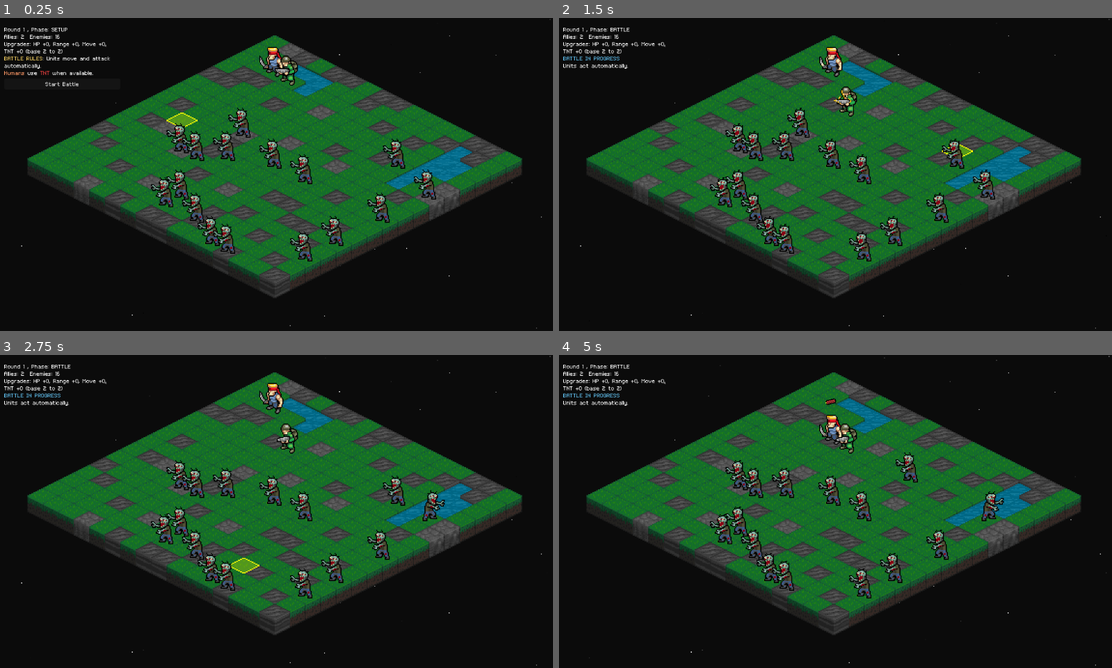
Above: before the commit, frames 1-4 (two rows, left to right).
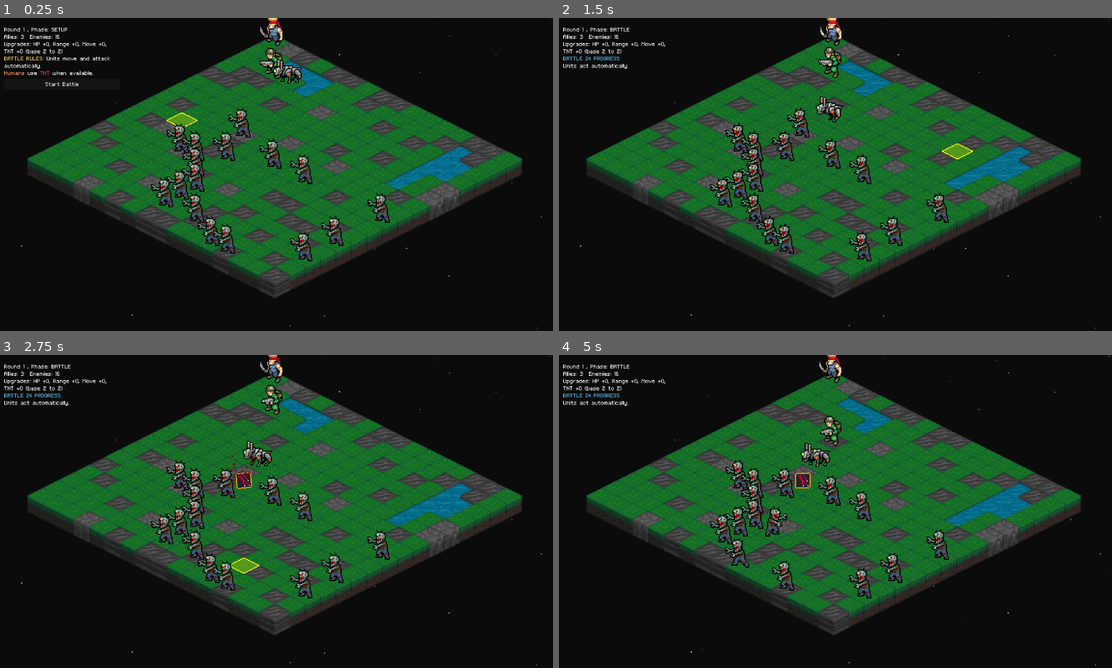
Above: after the commit, the same moments.

Repository: Tekknobot/MEKIII
Game: Godot game, scene res://scenes/Game.tscn
The game is run twice, just before and just after one commit, with the same random seed, the same clock (stepped at 60 frames per second) and the same inputs.
Inputs (mouse positions are in pixels of both pictures, inside the frame that each line leads up to):
- Up to frame 1 (0.25 s): no input
- Up to frame 2 (1.5 s): click "Start Battle" at 0.5 s; move the mouse to (957, 158) at 1.27 s; click (957, 158) at 1.42 s
- Up to frame 3 (2.75 s): drag from (165, 527) to (248, 574) at 2.02 s
- Up to frame 4 (5 s): move the mouse to (890, 442) at 2.77 s; click (890, 442) at 2.92 s; drag from (807, 574) to (664, 464) at 3.52 s; move the mouse to (1001, 558) at 4.27 s; click (1001, 558) at 4.42 s

The runs differ from the first frame. In frame 1, 1.4% of the frame differs, in the area x 3-79%, y 0-58%; in frame 2, 1.6%; in frame 3, 1.8%; in frame 4, 2.6%, in the area x 3-81%, y 0-73%.

Commit message:
Assemble crew.

Diff:
--- a/scenes/Game.tscn
+++ b/scenes/Game.tscn
@@ -29,7 +29,11 @@
 [ext_resource type="PackedScene" uid="uid://dxb10d4hi3u5m" path="res://scenes/laser_drop.tscn" id="14_i4jil"]
 [ext_resource type="Texture2D" uid="uid://cchkas5ebl2h5" path="res://sprites/Tiles_UI/mek3/1x1_attack.png" id="14_vjgi4"]
 [ext_resource type="AudioStream" uid="uid://dd1oh3lohb5yo" path="res://audio/SFX/laser-312360.mp3" id="15_jai3c"]
+[ext_resource type="AudioStream" uid="uid://b7n22ud1fbmt5" path="res://audio/SFX/slash.wav" id="15_kbe8o"]
 [ext_resource type="Texture2D" uid="uid://ck7ob82qmu1po" path="res://sprites/Tiles_UI/mek3/2x2_attack.png" id="15_kyk2p"]
+[ext_resource type="AudioStream" uid="uid://b4lp2xohi5ktg" path="res://audio/SFX/robo_bark.wav" id="16_7f8l2"]
+[ext_resource type="AudioStream" uid="uid://cvmadfryrn0ar" path="res://audio/SFX/Hit8.wav" id="17_cxum0"]
+[ext_resource type="AudioStream" uid="uid://bot4ie1fmgl8a" path="res://audio/SFX/dog_hurt.wav" id="18_1fiys"]
 [ext_resource type="Script" uid="uid://c5qxy87uee84f" path="res://scripts/turnmanager.gd" id="19_45i86"]
 [ext_resource type="PackedScene" uid="uid://bm1g128j70kea" path="res://scenes/StarNight.tscn" id="20_sv1m6"]
 
@@ -147,7 +151,7 @@
 [node name="Game" type="Node2D" groups=["GameMap"]]
 script = ExtResource("1_400sg")
 water_blobs = 2
-mech_count = 0
+mech_count = 1
 zombie_count = 16
 human_scene = ExtResource("2_s0nni")
 human2_scene = ExtResource("3_1gdd5")
@@ -168,6 +172,11 @@
 sfx_explosion = ExtResource("8_a85ww")
 sfx_move = ExtResource("12_0bq3a")
 sfx_tnt_throw = ExtResource("13_754j2")
+sfx_humantwo_attack = ExtResource("15_kbe8o")
+sfx_dog_attack = ExtResource("16_7f8l2")
+sfx_humantwo_hurt = ExtResource("17_cxum0")
+sfx_dog_hurt = ExtResource("18_1fiys")
+sfx_humantwo_die = ExtResource("10_jhsr3")
 laser_drop_scene = ExtResource("14_i4jil")
 laser_drop_chance = 0.25
 orbital_hits = 1
--- a/scenes/mech.tscn
+++ b/scenes/mech.tscn
@@ -1,59 +1,85 @@
-[gd_scene load_steps=31 format=3 uid="uid://bqrbab23wjpjp"]
+[gd_scene load_steps=48 format=3 uid="uid://bqrbab23wjpjp"]
 
 [ext_resource type="Script" uid="uid://bhleuow0oj7s4" path="res://scripts/mech.gd" id="1_0w1yf"]
-[ext_resource type="Texture2D" uid="uid://dpcs3qp8kvyhg" path="res://sprites/Meks/M1/m1atk_1.png" id="2_0wcai"]
-[ext_resource type="Texture2D" uid="uid://o02m6vb346nv" path="res://sprites/Meks/M1/m1atk_2.png" id="3_7v0ps"]
-[ext_resource type="Texture2D" uid="uid://g6ajll1v8i1c" path="res://sprites/Meks/M1/m1atk_3.png" id="4_q062n"]
-[ext_resource type="Texture2D" uid="uid://utnmb2ip3tym" path="res://sprites/Meks/M1/m1atk_4.png" id="5_yynfm"]
-[ext_resource type="Texture2D" uid="uid://bsjtdxk1jmq46" path="res://sprites/Meks/M1/m1atk_5.png" id="6_ogfb8"]
-[ext_resource type="Texture2D" uid="uid://fw3gn5e3wao5" path="res://sprites/Meks/M1/m1atk_6.png" id="7_7o67d"]
-[ext_resource type="Texture2D" uid="uid://bedrjpys37gnq" path="res://sprites/Meks/M1/m1idle_1.png" id="8_7jaid"]
+[ext_resource type="Texture2D" uid="uid://boeoiearg2d4c" path="res://sprites/Dog/attack/dog_atk1.png" id="2_nvw8n"]
+[ext_resource type="Texture2D" uid="uid://ij518mwtmpap" path="res://sprites/Dog/attack/dog_atk2.png" id="3_1e8nd"]
+[ext_resource type="Texture2D" uid="uid://cam0mtt6r2ckn" path="res://sprites/Dog/attack/dog_atk3.png" id="4_7tcnj"]
+[ext_resource type="Texture2D" uid="uid://dreutcx671g6o" path="res://sprites/Dog/attack/dog_atk4.png" id="5_hm8jv"]
+[ext_resource type="Texture2D" uid="uid://b8k8yh4iaugi8" path="res://sprites/Dog/attack/dog_atk5.png" id="6_dt8lr"]
+[ext_resource type="Texture2D" uid="uid://ceogd1f2xa01h" path="res://sprites/Dog/attack/dog_atk6.png" id="7_7htba"]
 [ext_resource type="Texture2D" uid="uid://bkylv8dfqnkcg" path="res://sprites/Explosion/explosion1.png" id="8_7uhu2"]
-[ext_resource type="Texture2D" uid="uid://cgvo5o4g8t7i7" path="res://sprites/Meks/M1/m1idle_2.png" id="9_66obp"]
+[ext_resource type="Texture2D" uid="uid://bqvqq7kplmxmb" path="res://sprites/Dog/attack/dog_atk7.png" id="8_wdktn"]
 [ext_resource type="Texture2D" uid="uid://5rowb55gcpdo" path="res://sprites/Explosion/explosion2.png" id="9_fsrag"]
+[ext_resource type="Texture2D" uid="uid://dna1xaruwnr6c" path="res://sprites/Dog/attack/dog_atk8.png" id="9_yfhog"]
 [ext_resource type="Texture2D" uid="uid://bd7brxhvng8x2" path="res://sprites/Explosion/explosion3.png" id="10_2ixgk"]
-[ext_resource type="Texture2D" uid="uid://bf0om5jfkhhdw" path="res://sprites/Meks/M1/m1idle_3.png" id="10_rhygc"]
-[ext_resource type="Texture2D" uid="uid://dsuegaaab5s07" path="res://sprites/Meks/M1/m1idle_4.png" id="11_4j4l1"]
+[ext_resource type="Texture2D" uid="uid://qyepvats1var" path="res://sprites/Dog/attack/dog_atk9.png" id="10_owt5a"]
 [ext_resource type="Texture2D" uid="uid://dba6mxmkieou5" path="res://sprites/Explosion/explosion4.png" id="11_6kuh8"]
 [ext_resource type="Texture2D" uid="uid://7vhtauytorjm" path="res://sprites/Explosion/explosion5.png" id="12_3lxh2"]
-[ext_resource type="Texture2D" uid="uid://dfukoee0luo5y" path="res://sprites/Meks/M1/m1move_1.png" id="12_n4quh"]
-[ext_resource type="Texture2D" uid="uid://b3jrtotkeeelh" path="res://sprites/Meks/M1/m1move_2.png" id="13_2pyf4"]
 [ext_resource type="Texture2D" uid="uid://cx563mikd8xgq" path="res://sprites/Explosion/explosion6.png" id="13_6rjkc"]
 [ext_resource type="Texture2D" uid="uid://colhte0st8rgu" path="res://sprites/Explosion/explosion7.png" id="14_2ot5l"]
-[ext_resource type="Texture2D" uid="uid://c8ku360hp3ei1" path="res://sprites/Meks/M1/m1move_3.png" id="14_73gji"]
 [ext_resource type="Texture2D" uid="uid://duocys137b0ff" path="res://sprites/Explosion/explosion8.png" id="15_2878o"]
-[ext_resource type="Texture2D" uid="uid://c7w2d5pgml0xc" path="res://sprites/Meks/M1/m1move_4.png" id="15_ike3p"]
 [ext_resource type="Texture2D" uid="uid://12yes4vjuccq" path="res://sprites/Explosion/explosion9.png" id="16_g0wc0"]
 [ext_resource type="Texture2D" uid="uid://d0b35fj4u2wvh" path="res://sprites/Explosion/explosion10.png" id="17_wialk"]
 [ext_resource type="Texture2D" uid="uid://b0cc4uuasjv8a" path="res://sprites/Explosion/explosion11.png" id="18_hrvhe"]
 [ext_resource type="Texture2D" uid="uid://btqqeif8wuqwt" path="res://sprites/Explosion/explosion12.png" id="19_pw1bu"]
 [ext_resource type="Texture2D" uid="uid://ohqnd0ucje5w" path="res://sprites/Explosion/explosion13.png" id="20_05v5e"]
 [ext_resource type="Texture2D" uid="uid://bevk2t4jsk0ry" path="res://sprites/Explosion/explosion14.png" id="21_i2l4c"]
+[ext_resource type="Texture2D" uid="uid://dadjtu6p3hip3" path="res://sprites/Dog/default/dog_default1.png" id="25_g30tl"]
+[ext_resource type="Texture2D" uid="uid://bs4a4nkfanpp7" path="res://sprites/Dog/default/dog_default2.png" id="26_l0w6x"]
+[ext_resource type="Texture2D" uid="uid://b7pm2jfvl788g" path="res://sprites/Dog/default/dog_default3.png" id="27_6f7kj"]
+[ext_resource type="Texture2D" uid="uid://dt5xmat1dk366" path="res://sprites/Dog/default/dog_default4.png" id="28_3q5yc"]
+[ext_resource type="Texture2D" uid="uid://c3uvp5mtf745v" path="res://sprites/Dog/default/dog_default5.png" id="29_k3dlj"]
+[ext_resource type="Texture2D" uid="uid://5h85umskd4pm" path="res://sprites/Dog/default/dog_default6.png" id="30_x182b"]
+[ext_resource type="Texture2D" uid="uid://c3nagyqna42pr" path="res://sprites/Dog/default/dog_default7.png" id="31_jhcq4"]
+[ext_resource type="Texture2D" uid="uid://dytmmxrev0ngr" path="res://sprites/Dog/default/dog_default8.png" id="32_0u6lp"]
+[ext_resource type="Texture2D" uid="uid://daf7wun514wa4" path="res://sprites/Dog/default/dog_default9.png" id="33_joosf"]
+[ext_resource type="Texture2D" uid="uid://tug05b7mog03" path="res://sprites/Dog/default/dog_default10.png" id="34_whv0e"]
+[ext_resource type="Texture2D" uid="uid://c8gdvi7h0q0me" path="res://sprites/Dog/default/dog_default11.png" id="35_j7q0r"]
+[ext_resource type="Texture2D" uid="uid://5iy6w0uhvoiw" path="res://sprites/Dog/default/dog_default12.png" id="36_gh0cc"]
+[ext_resource type="Texture2D" uid="uid://bfks177owthym" path="res://sprites/Dog/default/dog_default13.png" id="37_rh5lb"]
+[ext_resource type="Texture2D" uid="uid://dcvwk0m86iiuq" path="res://sprites/Dog/default/dog_default14.png" id="38_1t07a"]
+[ext_resource type="Texture2D" uid="uid://dhnhaybld0d0t" path="res://sprites/Dog/default/dog_default15.png" id="39_4l8bg"]
+[ext_resource type="Texture2D" uid="uid://bgyb5vtftcjcm" path="res://sprites/Dog/default/dog_default16.png" id="40_itke2"]
+[ext_resource type="Texture2D" uid="uid://qxx32epdn5hc" path="res://sprites/Dog/dog1.png" id="41_grp7h"]
+[ext_resource type="Texture2D" uid="uid://b8ydvfeaxe1yj" path="res://sprites/Dog/dog2.png" id="42_r2y4h"]
+[ext_resource type="Texture2D" uid="uid://lroutlsjxfg3" path="res://sprites/Dog/dog3.png" id="43_qjmmr"]
+[ext_resource type="Texture2D" uid="uid://b6xc2lxc2xcbp" path="res://sprites/Dog/dog4.png" id="44_td0mw"]
+[ext_resource type="Texture2D" uid="uid://drwojs0xkl8pl" path="res://sprites/Dog/dog5.png" id="45_to4eo"]
+[ext_resource type="Texture2D" uid="uid://gwjqv0y3yqov" path="res://sprites/Dog/dog6.png" id="46_ldk4d"]
 
 [sub_resource type="SpriteFrames" id="SpriteFrames_7uhu2"]
 animations = [{
 "frames": [{
 "duration": 1.0,
-"texture": ExtResource("2_0wcai")
-}, {
-"duration": 1.0,
-"texture": ExtResource("3_7v0ps")
-}, {
-"duration": 1.0,
-"texture": ExtResource("4_q062n")
-}, {
-"duration": 1.0,
-"texture": ExtResource("5_yynfm")
-}, {
-"duration": 1.0,
-"texture": ExtResource("6_ogfb8")
-}, {
-"duration": 1.0,
-"texture": ExtResource("7_7o67d")
+"texture": ExtResource("2_nvw8n")
+}, {
+"duration": 1.0,
+"texture": ExtResource("3_1e8nd")
+}, {
+"duration": 1.0,
+"texture": ExtResource("4_7tcnj")
+}, {
+"duration": 1.0,
+"texture": ExtResource("5_hm8jv")
+}, {
+"duration": 1.0,
+"texture": ExtResource("6_dt8lr")
+}, {
+"duration": 1.0,
+"texture": ExtResource("7_7htba")
+}, {
+"duration": 1.0,
+"texture": ExtResource("8_wdktn")
+}, {
+"duration": 1.0,
+"texture": ExtResource("9_yfhog")
+}, {
+"duration": 1.0,
+"texture": ExtResource("10_owt5a")
 }],
 "loop": false,
 "name": &"attack",
-"speed": 24.0
+"speed": 12.0
 }, {
 "frames": [{
 "duration": 1.0,
@@ -104,46 +130,86 @@
 }, {
 "frames": [{
 "duration": 1.0,
-"texture": ExtResource("8_7jaid")
-}, {
-"duration": 1.0,
-"texture": ExtResource("9_66obp")
-}, {
-"duration": 1.0,
-"texture": ExtResource("10_rhygc")
-}, {
-"duration": 1.0,
-"texture": ExtResource("11_4j4l1")
+"texture": ExtResource("25_g30tl")
+}, {
+"duration": 1.0,
+"texture": ExtResource("26_l0w6x")
+}, {
+"duration": 1.0,
+"texture": ExtResource("27_6f7kj")
+}, {
+"duration": 1.0,
+"texture": ExtResource("28_3q5yc")
+}, {
+"duration": 1.0,
+"texture": ExtResource("29_k3dlj")
+}, {
+"duration": 1.0,
+"texture": ExtResource("30_x182b")
+}, {
+"duration": 1.0,
+"texture": ExtResource("31_jhcq4")
+}, {
+"duration": 1.0,
+"texture": ExtResource("32_0u6lp")
+}, {
+"duration": 1.0,
+"texture": ExtResource("33_joosf")
+}, {
+"duration": 1.0,
+"texture": ExtResource("34_whv0e")
+}, {
+"duration": 1.0,
+"texture": ExtResource("35_j7q0r")
+}, {
+"duration": 1.0,
+"texture": ExtResource("36_gh0cc")
+}, {
+"duration": 1.0,
+"texture": ExtResource("37_rh5lb")
+}, {
+"duration": 1.0,
+"texture": ExtResource("38_1t07a")
+}, {
+"duration": 1.0,
+"texture": ExtResource("39_4l8bg")
+}, {
+"duration": 1.0,
+"texture": ExtResource("40_itke2")
 }],
 "loop": true,
 "name": &"idle",
-"speed": 4.0
-}, {
-"frames": [{
-"duration": 1.0,
-"texture": ExtResource("12_n4quh")
-}, {
-"duration": 1.0,
-"texture": ExtResource("13_2pyf4")
-}, {
-"duration": 1.0,
-"texture": ExtResource("14_73gji")
-}, {
-"duration": 1.0,
-"texture": ExtResource("15_ike3p")
+"speed": 12.0
+}, {
+"frames": [{
+"duration": 1.0,
+"texture": ExtResource("41_grp7h")
+}, {
+"duration": 1.0,
+"texture": ExtResource("42_r2y4h")
+}, {
+"duration": 1.0,
+"texture": ExtResource("43_qjmmr")
+}, {
+"duration": 1.0,
+"texture": ExtResource("44_td0mw")
+}, {
+"duration": 1.0,
+"texture": ExtResource("45_to4eo")
+}, {
+"duration": 1.0,
+"texture": ExtResource("46_ldk4d")
 }],
 "loop": true,
 "name": &"move",
-"speed": 4.0
+"speed": 12.0
 }]
 
 [node name="Unit" type="Node2D"]
-scale = Vector2(2, 2)
 script = ExtResource("1_0w1yf")
-footprint_size = Vector2i(2, 2)
 death_offset = Vector2(0, -16)
 
 [node name="AnimatedSprite2D" type="AnimatedSprite2D" parent="."]
 sprite_frames = SubResource("SpriteFrames_7uhu2")
-animation = &"explode"
+animation = &"move"
 autoplay = "idle"
--- a/scripts/game.gd
+++ b/scripts/game.gd
@@ -177,6 +177,15 @@
 @export var sfx_move: AudioStream # optional
 
 @export var sfx_tnt_throw: AudioStream
+
+@export var sfx_humantwo_attack: AudioStream
+@export var sfx_dog_attack: AudioStream
+
+@export var sfx_humantwo_hurt: AudioStream
+@export var sfx_dog_hurt: AudioStream
+
+@export var sfx_humantwo_die: AudioStream
+@export var sfx_dog_die: AudioStream
 
 # --- Loot drop: Orbital Laser pickup ---
 @export var laser_drop_scene: PackedScene          # your prefab
@@ -2217,6 +2226,10 @@
 func _sfx_attack_for(u: Unit) -> AudioStream:
 	if u is Human:
 		return sfx_human_attack
+	if u is HumanTwo:
+		return sfx_humantwo_attack
+	if u is Mech:
+		return sfx_dog_attack
 	if u is Zombie:
 		return sfx_zombie_attack
 	return null
@@ -2224,6 +2237,10 @@
 func _sfx_hurt_for(u: Unit) -> AudioStream:
 	if u is Human:
 		return sfx_human_hurt
+	if u is HumanTwo:
+		return sfx_humantwo_hurt
+	if u is Mech:
+		return sfx_dog_hurt
 	if u is Zombie:
 		return sfx_zombie_hurt
 	return null
@@ -2231,9 +2248,14 @@
 func _sfx_die_for(u: Unit) -> AudioStream:
 	if u is Human:
 		return sfx_human_die
+	if u is HumanTwo:
+		return sfx_humantwo_die
+	if u is Mech:
+		return sfx_dog_die
 	if u is Zombie:
 		return sfx_zombie_die
 	return null
 
+
 func _can_unit_aim_tnt(u: Unit) -> bool:
 	return u != null and (u is Human or u is HumanTwo)
--- a/scripts/mech.gd
+++ b/scripts/mech.gd
@@ -2,8 +2,8 @@
 class_name Mech
 
 func _ready() -> void:
-	footprint_size = Vector2i(2, 2)
-	move_range = 1
-	attack_range = 2
+	footprint_size = Vector2i(1, 1)
+	move_range = 8
+	attack_range = 1
 	attack_repeats = 1
 	hp = 5
Not shown, added: audio/SFX/Hit8.wav.import
Not shown, added: audio/SFX/robo_bark.wav.import
Not shown: 1 places in scenes/Game.tscn that only renumber resources
Binary file added: sprites/Dog/attack/dog_atk.ase
Binary file added: sprites/Dog/attack/dog_atk1.png
Not shown, added: sprites/Dog/attack/dog_atk1.png.import
Binary file added: sprites/Dog/attack/dog_atk2.png
Not shown, added: sprites/Dog/attack/dog_atk2.png.import
Binary file added: sprites/Dog/attack/dog_atk3.png
Not shown, added: sprites/Dog/attack/dog_atk3.png.import
Binary file added: sprites/Dog/attack/dog_atk4.png
Not shown, added: sprites/Dog/attack/dog_atk4.png.import
(and 59 more such lines)
